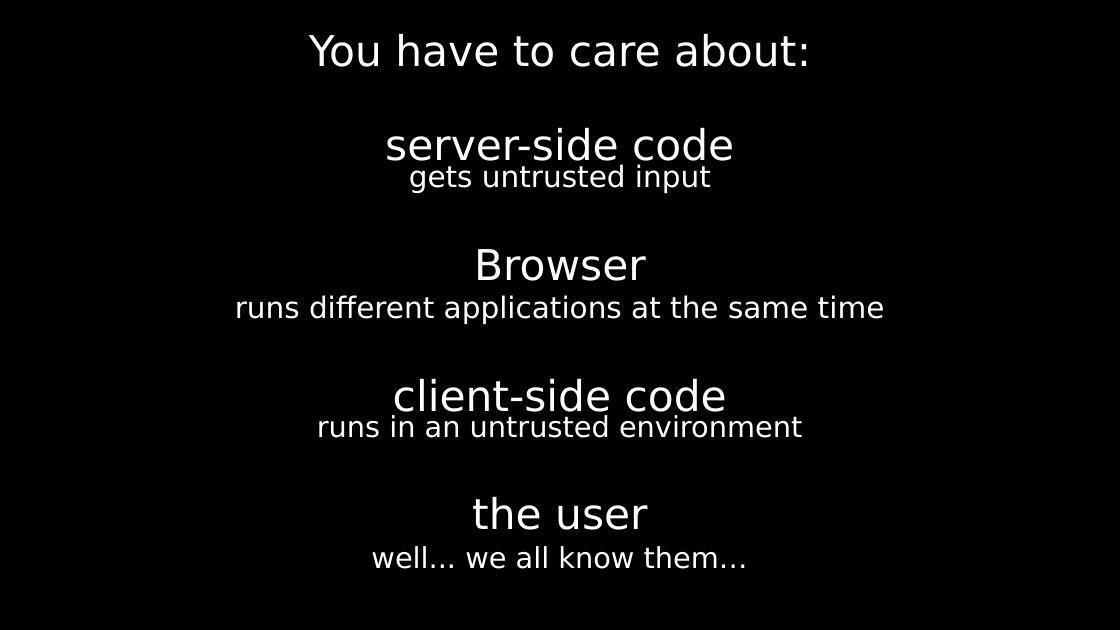
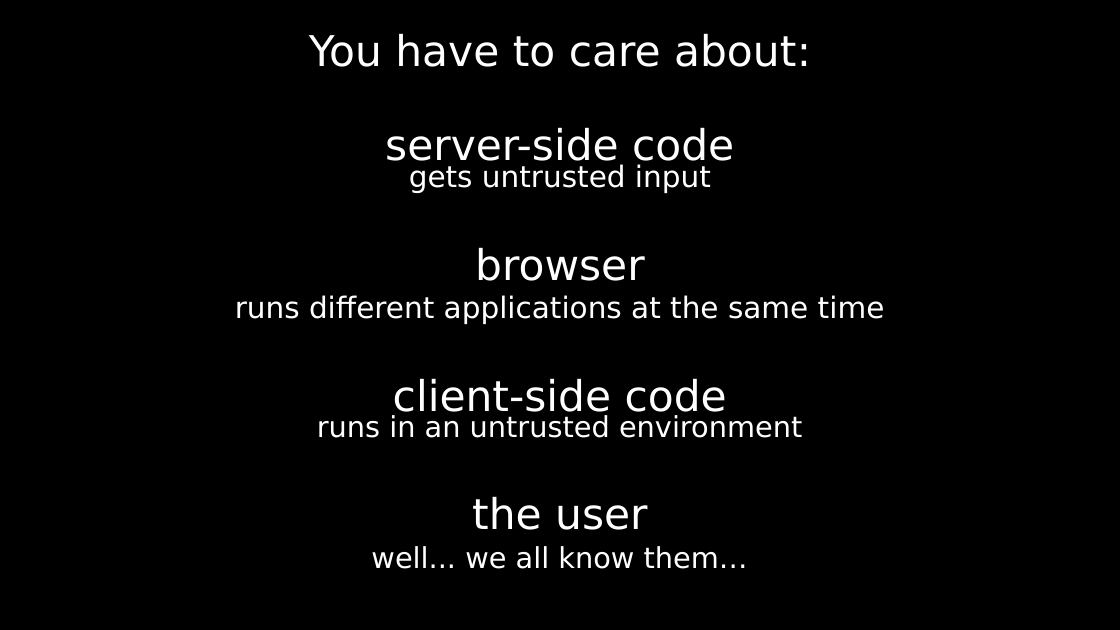
Before and after one commit to dschwarz91/websec-lecture, a slide deck: slide 13 of slides/1_Intro_and_Motivation.pptx. Drawn at 1120x630 pixels with LibreOffice and Linux fonts; fonts in the diff are those of the drawing. Boxes give left, top, right and bottom in pixels: in the first picture for what was removed or moved away, otherwise in the second. Text is boxed around its words. In the diff, an @@ line names an element or a change of style, - is before the commit and + after.

```diff
--- a/slides/1_Intro_and_Motivation.pptx
+++ b/slides/1_Intro_and_Motivation.pptx
@@ text at (475,247,645,281): text changed @@
-Browser
+browser
```
Also in this commit, not shown: 1 other slide changed, 1 other file.
